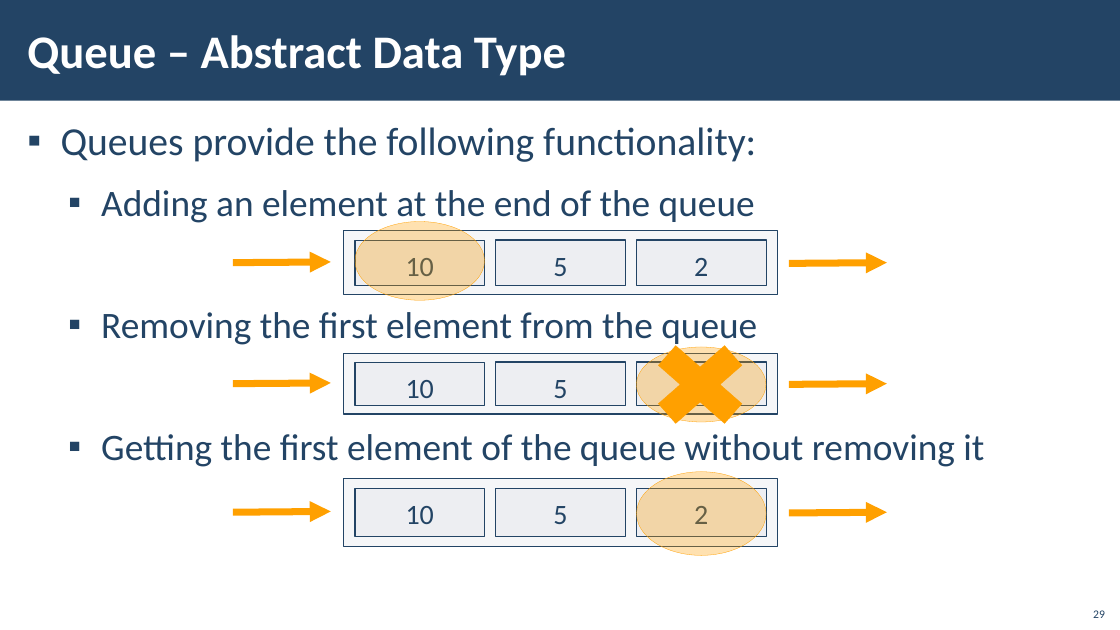
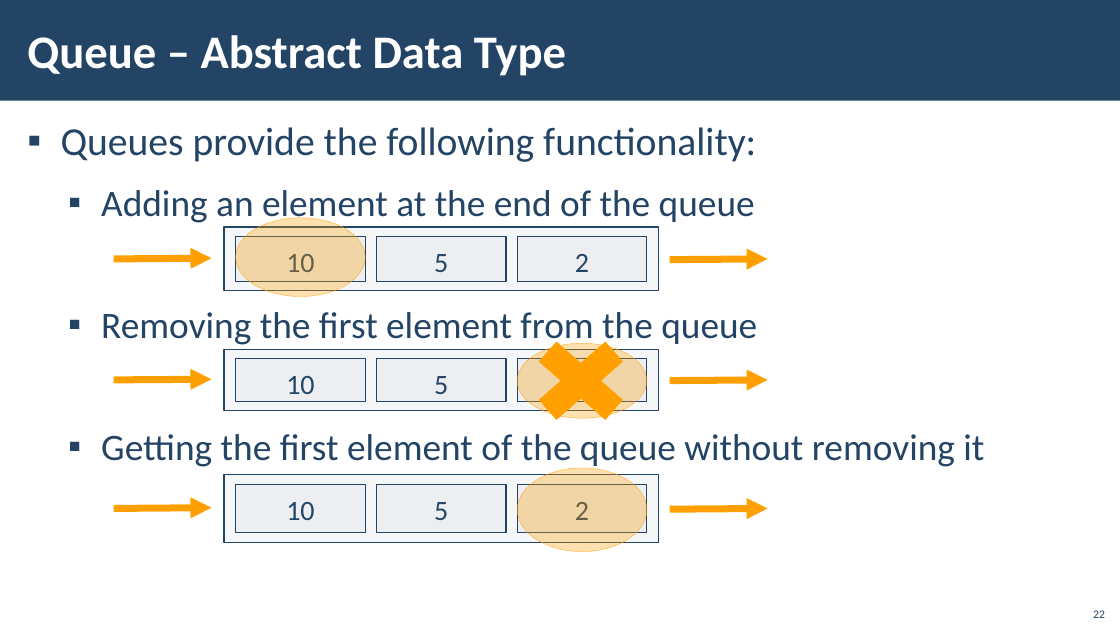
Before and after one commit to PetarPechev/Learning-Software-development, a slide deck: slide 22 of SoftUni/Java/Java Advanced/01. Stacks and Queues/01. Java-Advanced-Stacks-And-Queues.pptx (slide 29 before the commit). Drawn at 1120x630 pixels with LibreOffice and Linux fonts; fonts in the diff are those of the drawing; background and template pictures are left out. Boxes give left, top, right and bottom in pixels: in the first picture for what was removed or moved away, otherwise in the second. Text is boxed around its words. In the diff, an @@ line names an element or a change of style, - is before the commit and + after.

```diff
--- a/SoftUni/Java/Java Advanced/01. Stacks and Queues/01. Java-Advanced-Stacks-And-Queues.pptx
+++ b/SoftUni/Java/Java Advanced/01. Stacks and Queues/01. Java-Advanced-Stacks-And-Queues.pptx
@@ 12 rectangles, 6 arrows, 3 ellipses, 1 cross: place and size @@
-12 rectangles, 6 arrows, 3 ellipses, 1 cross at bbox=[233, 222, 887, 556]
+12 rectangles, 6 arrows, 3 ellipses, 1 cross at bbox=[113, 218, 768, 552]
@@ page number at bbox=[1093, 610, 1105, 618]: text changed @@
-29
+22
```
Also in this commit, not shown: 11 other slides changed, 7 slides removed, 4 other files.
